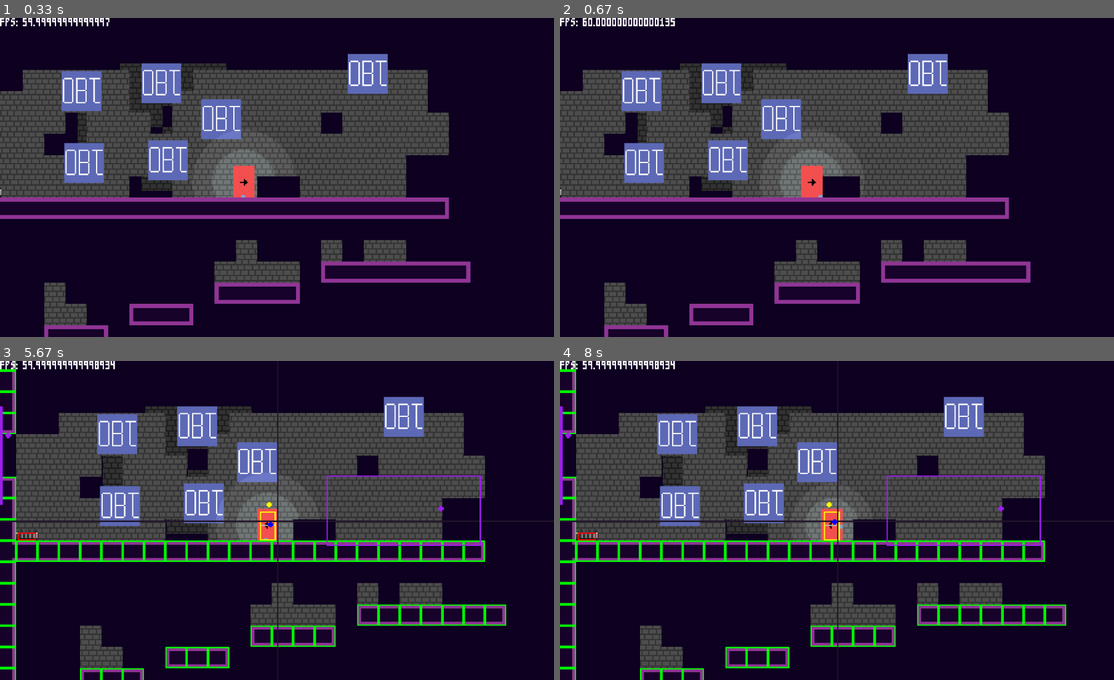
Above: before the commit, frames 1-4 (two rows, left to right).
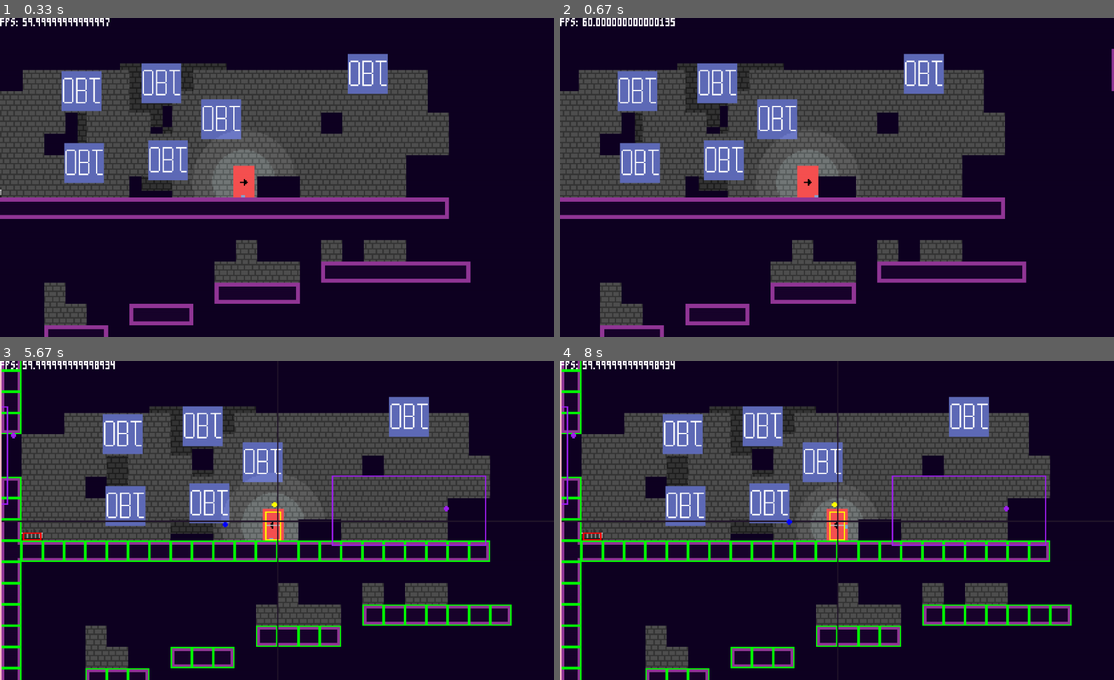
Above: after the commit, the same moments.

Repository: towella/platformer_test
Game: pygame game, started from code/main.py
Two runs of this game, one before a commit and one after it. Both use one fixed random seed, a clock stepped at 60 frames per second and the inputs below.
Inputs (mouse positions are in pixels of both pictures, inside the frame that each line leads up to):
- Up to frame 1 (0.33 s): no input
- Up to frame 2 (0.67 s): tap D at 0.33 s
- Up to frame 3 (5.67 s): tap A at 0.67 s; hold . 1-1.47 s; hold Up 1-1.47 s; move the mouse to (277, 542) at 1.03 s; tap Z at 1.5, 2.23, 2.53, 2.73, 3.07, 3.47, 3.87, 4.2, 4.53, 4.93, 5.33, 5.63 s; tap Space at 1.83 s; hold Up 2.17-2.63 s; hold Down 2.67-2.97 s; hold Up 3-3.37 s; tap . at 3.15, 4.28, 5.42 s; hold Down 3.4-3.77 s; hold Up 3.8-4.1 s; hold Down 4.13-4.43 s; hold S 4.13-4.43 s; hold Up 4.47-4.83 s; hold W 4.47-4.83 s; hold Down 4.87-5.23 s; hold S 4.87-5.23 s; hold A from 5.27 s (still down)
- Up to frame 4 (8 s): release A at 5.73 s; hold Up 5.77-6.07 s; hold W 5.77-6.07 s; tap Z at 5.83, 6.17, 6.5, 6.8, 6.93, 7.33, 7.73 s; hold Down 6.1-6.4 s; hold S 6.1-6.4 s; hold A 6.43-6.83 s; tap . at 6.58, 7.82 s; hold Up 6.87-7.23 s; hold W 6.87-7.23 s; hold Down 7.27-7.63 s; hold S 7.27-7.63 s; hold A from 7.67 s (still down)

Frame 1 is identical in both runs. In frame 2, 8.6% of the frame differs, in the area x 0-100%, y 9-100%; in frame 3, 15%, in the area x 0-93%, y 0-100%; in frame 4, 15%.

Commit message:
Camera Offsets
- Horizontal offset fixed. Offset was being multiplied by player facing variable. Used to be -1 or 1, but changed t  bool so no longer worked. Now changed back to multiplier (-1 or 1) to resolve
- Reimplemented walking horizontal offset
- Changed timing of vertical falling offset
- Updated TODO list
- Added lower lerp divisor value for when dashing (adds game feel and makes it easier for player to see around player while dashing)

Diff:
--- a/code/camera.py
+++ b/code/camera.py
@@ -19,14 +19,16 @@
         # -- fall --
         self.fall_lerp_max = 8  # (8) maximum sensitivity the camera can track the player w/ while falling
         self.fall_lerp_increment = 0.5  # used to increment the falling lerp gradually to it's max for smoothness
-        self.fall_min_time = 60  # number of frames w/ y vel > 0 before falling logic is applied
+        self.fall_min_time = 30  # number of frames w/ y vel > 0 before falling logic is applied
+        # -- dash --
+        self.dash_lerp = 8
         # -- lerp active values --
         self.lerp_x = self.norm_lerp  # controls scroll interpolation amount x (sensitivity of camera to movement of target)
         self.lerp_y = self.norm_lerp  # controls scroll interpolation amount y (sensitivity of camera to movement of target)
 
         # -- offsets --
         self.facing_offset = 25  # offset from the player on the horizontal when not falling and change facing dir (40)
-        self.walking_offset = 35  # offset from the player on the horizontal when walking (not falling and move hori)
+        self.walking_offset = 38  # offset from the player on the horizontal when walking (not falling and move hori)
 
         self.fall_offset = 0  # added to when falling, allows gradual movement of target
         self.fall_offset_max = 100  # max offset from player on vertical when falling
@@ -102,23 +104,18 @@
             self.zoom = 1
 
     def update_target(self):
-        # target[0] = x, target[1] = y
         self.target = [self.player.rect.centerx, self.player.rect.centery]  # sets target to player pos for modification
 
         self.get_input()
 
         # -- player horizontal directional offset --
-        '''# walking
+        # if walking
         if self.player.direction.x != 0:
-            # right
-            if self.player.direction.x > 0:
-                self.target[0] += self.walking_offset
-            # left
-            else:
-                self.target[0] -= self.walking_offset'''
-
-        # facing (multiply distance by direction)
-        self.target[0] += self.facing_offset * self.player.facing_right
+            self.target[0] += self.walking_offset * self.player.facing_right
+        # if standing still
+        else:
+            # facing (magnitude * direction)
+            self.target[0] += self.facing_offset * self.player.facing_right
 
         # -- falling vertical offset --
         # if player IS falling have vertical offset
@@ -170,6 +167,12 @@
             else:
                 self.lerp_y = self.norm_lerp
 
+            # -- lerp x --
+            if self.player.dashing:
+                self.lerp_x = self.dash_lerp
+            else:
+                self.lerp_x = self.norm_lerp
+
             # scroll value cancels player movement with scrolling everything, including player (centerx - scroll_value)
             # subtracts screen width//2 to place player in the center of the screen rather than left edge
 
@@ -197,7 +200,6 @@
                                  self.room_rect.center[1] - self.scroll_value[1]]
 
         return self.scroll_value
-
 
     # returns zoom value and offset required to zoom into target point (currently center of screen)
     def get_zoom(self):
--- a/code/main.py
+++ b/code/main.py
@@ -150,5 +150,4 @@
         pygame.display.update()
         clock.tick(game_speed)
 
-
 main_menu()
--- a/code/player.py
+++ b/code/player.py
@@ -25,11 +25,11 @@
         # - player state on spawn (image, facing dir, respawn=False) -
         # set up starting player facing direction and starting image
         if spawn.player_facing == 'right':
-            self.facing_right = True
+            self.facing_right = 1
             self.image = self.animations['idle_right'][self.frame_index]
             self.current_anim = 'idle_right'
         else:
-            self.facing_right = False
+            self.facing_right = -1
             self.image = self.animations['idle_left'][self.frame_index]
             self.current_anim = 'idle_left'
         self.respawn = False
@@ -197,7 +197,7 @@
                 self.direction.x = self.speed_x
             else:
                 self.direction.x = self.crouch_speed
-            self.facing_right = True
+            self.facing_right = 1
             self.right_pressed = True
         else:
             self.right_pressed = False
@@ -207,7 +207,7 @@
                 self.direction.x = -self.speed_x
             else:
                 self.direction.x = -self.crouch_speed
-            self.facing_right = False
+            self.facing_right = -1
             self.left_pressed = True
         else:
             self.left_pressed = False
@@ -219,10 +219,7 @@
             if not self.dashing:
                 self.dashing = True
                 # dash direction right is used to multiply dash direction to indicate direction rather than just displacement
-                if self.facing_right:
-                    self.dash_dir_right = 1
-                else:
-                    self.dash_dir_right = -1
+                self.dash_dir_right = self.facing_right
                 # TODO fix
                 # if player is on wall, dash direction is opposite to facing to dash away from wall
                 if self.on_wall:
@@ -494,9 +491,9 @@
         # determine animation corresponding with player state
         if self.crouching:
             self.current_anim = 'idle_crouch'
-        elif self.facing_right:
+        elif self.facing_right == 1:
             self.current_anim = 'idle_right'
-        elif not self.facing_right:
+        elif self.facing_right == -1:
             self.current_anim = 'idle_left'
 
         # increment index and access required animation from dict
--- a/rooms/room_2.tmx
+++ b/rooms/room_2.tmx
@@ -1,5 +1,5 @@
 <?xml version="1.0" encoding="UTF-8"?>
-<map version="1.9" tiledversion="1.9.0" orientation="orthogonal" renderorder="right-down" width="43" height="25" tilewidth="16" tileheight="16" infinite="0" nextlayerid="20" nextobjectid="7">
+<map version="1.9" tiledversion="1.9.0" orientation="orthogonal" renderorder="right-down" width="43" height="25" tilewidth="16" tileheight="16" infinite="0" nextlayerid="20" nextobjectid="9">
  <tileset firstgid="1" source="../assets/level_assets/tiles/tile_set_template/tile_set_template.tsx"/>
  <group id="9" name="visuals">
   <group id="11" name="bg decoration">
@@ -119,6 +119,16 @@
      <property name="player_facing" value="right"/>
     </properties>
    </object>
+   <object id="7" template="tiled_templates/SpawnTrigger.tx" name="2" class="SpawnTrigger" x="539" y="251" width="55" height="44.4311">
+    <properties>
+     <property name="trigger_spawn" type="object" value="8"/>
+    </properties>
+   </object>
+   <object id="8" template="tiled_templates/Spawn.tx" name="2" class="Spawn" x="543" y="255">
+    <properties>
+     <property name="player_facing" value="left"/>
+    </properties>
+   </object>
   </objectgroup>
  </group>
 </map>
--- a/rooms/room_4.tmx
+++ b/rooms/room_4.tmx
@@ -54,26 +54,26 @@
   </layer>
   <layer id="6" name="collideable" width="50" height="20">
    <data encoding="csv">
-2,4,4,4,4,4,4,4,4,4,4,4,4,4,4,4,4,4,4,4,4,4,4,4,4,4,4,4,4,4,4,4,4,4,4,4,4,4,4,4,4,4,4,4,4,4,4,4,4,3,
-14,0,0,0,0,0,0,0,0,0,0,0,0,0,0,0,0,0,0,0,0,0,0,0,0,0,0,0,0,0,0,0,0,0,0,0,0,0,0,0,0,0,0,0,0,0,0,0,0,14,
-14,0,0,0,0,0,0,0,0,0,0,0,0,0,0,0,0,0,0,0,0,0,0,0,0,0,0,0,0,0,0,0,0,0,0,0,0,0,0,0,0,0,0,0,0,0,0,0,0,14,
-14,0,0,0,0,0,0,0,0,0,0,0,0,0,0,0,0,0,0,0,0,0,0,0,0,0,0,0,0,0,0,0,0,0,0,0,0,0,0,0,0,0,0,0,0,0,0,0,0,14,
-8,0,0,0,0,0,0,0,0,0,0,0,0,0,0,0,0,0,0,0,0,0,0,0,0,0,0,0,0,0,0,0,0,0,0,0,0,0,0,0,0,0,0,0,0,0,0,0,0,14,
-0,0,0,0,0,0,0,0,0,0,0,0,0,0,0,0,0,0,0,0,0,0,0,0,0,0,0,0,0,0,0,0,0,0,0,0,0,0,0,0,0,0,0,0,0,0,0,0,0,14,
-0,0,0,0,0,0,0,0,0,0,0,0,0,0,0,0,0,0,0,0,0,0,0,0,0,0,0,0,0,0,0,0,0,0,0,0,0,0,0,0,0,0,0,0,0,0,0,0,0,14,
-0,0,0,0,0,0,0,0,0,0,0,0,0,0,0,0,0,0,0,0,0,0,0,0,0,0,0,0,0,0,0,0,0,0,0,0,0,0,0,0,0,0,0,0,0,0,0,0,0,14,
-17,0,0,0,0,0,0,0,0,0,0,0,0,0,0,0,0,0,0,0,0,0,0,0,0,0,0,0,0,0,0,0,0,0,0,0,0,0,0,0,0,0,0,0,0,0,0,0,0,14,
-14,0,0,0,0,0,0,0,0,0,0,0,0,0,0,0,0,0,0,0,0,0,0,0,0,0,0,0,0,0,0,0,0,0,0,0,0,0,0,0,0,0,0,0,0,0,0,0,0,14,
-14,0,0,0,0,0,0,0,0,0,0,0,0,0,0,0,0,0,0,0,0,0,0,0,0,0,0,0,0,0,0,0,0,0,0,0,0,0,0,0,0,0,0,0,0,0,0,0,0,14,
-14,0,0,0,0,0,0,0,0,0,0,0,0,0,0,0,0,0,0,0,0,0,0,0,0,0,0,0,0,0,0,0,0,0,0,0,0,0,0,0,0,0,0,0,0,0,0,0,0,14,
-14,0,0,0,0,0,0,0,0,0,0,0,0,0,0,0,0,0,0,0,0,0,0,0,0,0,0,0,0,0,0,0,0,0,0,0,0,0,0,0,0,0,0,0,0,0,0,0,0,14,
-14,0,0,0,0,0,0,0,0,0,0,0,0,0,0,0,0,0,0,0,0,0,0,0,0,0,0,0,0,0,0,0,0,0,0,0,0,0,0,0,0,0,0,0,0,0,0,0,0,14,
-14,0,0,0,0,0,0,0,0,0,0,0,0,0,0,0,0,0,0,0,0,0,0,0,0,0,0,0,0,0,0,0,0,0,0,0,0,0,0,0,0,0,0,0,0,0,0,0,0,14,
-14,0,0,0,0,0,0,0,0,0,0,0,0,0,0,0,0,0,0,0,0,0,0,0,0,0,0,0,0,0,0,0,0,0,0,0,0,0,0,0,0,0,0,0,0,0,0,0,0,14,
-14,0,0,0,0,0,0,0,0,0,0,0,0,0,0,0,0,0,0,0,0,0,0,0,0,0,0,0,0,0,0,0,0,0,0,0,0,0,0,0,0,0,0,0,0,0,0,0,0,14,
-14,0,0,0,0,0,0,0,0,0,0,0,0,0,0,0,0,0,0,0,0,0,0,0,0,0,0,0,0,0,0,0,0,0,0,0,0,0,0,0,0,0,0,0,0,0,0,0,0,14,
-14,0,0,0,0,0,0,0,0,0,0,0,0,0,0,0,0,0,0,0,0,0,0,0,0,0,0,0,0,0,0,0,0,0,0,0,0,0,0,0,0,0,0,0,0,0,0,0,0,14,
-12,4,4,4,4,4,4,4,4,4,4,4,4,4,4,4,4,4,4,4,4,4,4,4,4,4,4,4,4,4,4,4,4,4,4,4,4,4,4,4,7,0,0,0,18,4,4,4,4,13
+9,36,36,36,36,36,36,36,36,36,36,36,36,36,36,36,36,36,36,36,36,36,36,36,36,36,36,36,36,36,36,36,36,36,36,36,36,36,36,36,36,36,36,36,36,36,36,36,36,10,
+26,31,31,31,31,31,31,31,22,37,37,37,37,37,37,37,37,37,23,31,22,37,37,37,37,37,37,37,37,37,37,37,37,37,37,37,37,37,37,37,37,37,37,23,31,31,31,31,31,27,
+26,31,31,31,22,37,37,37,20,0,0,0,0,0,0,0,0,0,19,37,20,0,0,0,0,0,0,0,0,0,0,0,0,0,0,0,0,0,0,0,0,0,0,19,37,23,31,31,31,27,
+26,31,22,37,20,0,0,0,0,0,0,0,0,0,0,0,0,0,0,0,0,0,0,0,0,0,0,0,0,0,0,0,0,0,0,0,0,0,0,0,0,0,0,0,0,54,37,23,31,27,
+19,37,20,0,0,0,0,0,0,0,0,0,0,0,0,0,0,0,0,0,0,0,0,0,0,0,0,0,0,0,0,0,0,0,0,0,0,0,0,0,0,0,0,0,0,8,0,19,23,27,
+0,0,0,0,0,0,0,0,0,0,0,0,0,9,36,36,36,36,36,36,36,36,36,36,36,36,36,36,36,36,36,36,36,36,36,36,36,36,36,10,0,0,0,0,0,0,0,0,26,27,
+0,0,0,0,0,0,0,0,9,36,36,36,36,33,51,51,51,51,51,51,51,51,51,31,51,51,51,51,51,51,51,51,51,51,51,51,51,51,51,32,36,10,0,0,0,0,0,0,26,27,
+0,0,0,0,9,36,36,36,33,51,51,51,51,51,51,51,51,51,51,51,51,51,51,51,51,51,51,51,51,51,51,51,51,51,51,51,51,51,51,51,51,27,0,0,0,0,0,0,26,27,
+9,36,36,36,33,51,51,51,51,51,51,51,51,51,51,51,51,51,51,51,51,51,51,51,51,51,51,51,51,51,51,51,51,51,51,51,51,51,51,51,22,20,0,0,0,0,0,0,26,27,
+26,51,51,51,51,51,51,51,51,51,51,51,51,51,51,51,51,51,22,37,37,37,37,37,37,37,37,37,37,37,37,37,37,37,37,37,37,37,37,37,20,0,0,0,0,0,0,9,33,27,
+26,51,51,51,51,51,51,51,51,51,51,51,51,51,51,51,22,37,20,0,0,0,0,0,0,0,0,0,0,0,0,0,0,0,0,0,0,0,0,0,0,0,0,0,0,0,0,26,31,27,
+26,51,51,51,51,51,51,51,51,51,51,51,51,31,22,37,20,0,0,0,0,0,0,0,0,0,0,0,0,0,0,0,0,0,0,0,0,0,0,0,0,0,0,0,0,0,9,33,31,27,
+26,51,51,51,51,51,51,51,51,51,51,51,22,37,20,0,0,0,0,0,0,0,0,0,0,0,0,0,0,0,0,9,36,36,10,0,0,0,0,0,0,0,0,0,0,9,33,31,31,27,
+26,51,51,51,51,51,31,31,31,31,31,31,27,0,0,0,0,0,0,0,0,0,0,0,9,36,36,36,36,36,36,33,31,31,32,36,36,36,36,36,36,36,36,36,36,33,31,31,31,27,
+26,51,51,51,51,31,31,31,31,31,31,22,20,0,0,0,0,0,0,0,0,0,0,9,33,31,31,22,37,37,37,37,37,37,37,37,37,23,31,31,31,31,22,37,37,23,31,31,31,27,
+26,51,51,51,51,51,31,31,31,31,31,27,0,0,0,0,0,0,0,0,0,0,9,58,37,37,37,20,0,0,0,0,0,0,0,0,0,19,37,37,37,37,20,0,0,19,23,31,31,27,
+26,51,51,51,51,51,31,31,31,31,31,32,36,10,0,0,0,0,0,0,0,0,19,20,0,0,0,0,0,0,0,0,0,0,0,0,0,0,0,0,0,0,0,0,0,0,26,31,31,27,
+26,51,51,51,51,51,51,31,31,31,31,31,31,32,10,0,0,0,0,0,0,0,0,0,0,0,0,0,0,0,0,9,36,10,0,0,0,0,0,0,0,0,0,0,0,0,26,31,31,27,
+26,51,51,51,51,51,51,51,31,31,31,31,31,31,32,36,36,10,0,0,0,0,0,0,0,0,0,0,0,9,36,33,31,32,10,0,0,0,0,0,0,0,0,0,0,0,26,31,31,27,
+19,37,37,37,37,37,37,37,37,37,37,37,37,37,37,37,37,57,4,4,4,4,4,4,4,4,4,4,4,56,37,37,37,37,57,4,4,4,4,4,7,0,0,0,18,4,56,37,37,20
 </data>
   </layer>
   <group id="4" name="fg decoration"/>
Not shown, changed: Todo List
Not shown, changed: untitled.tiled-session
